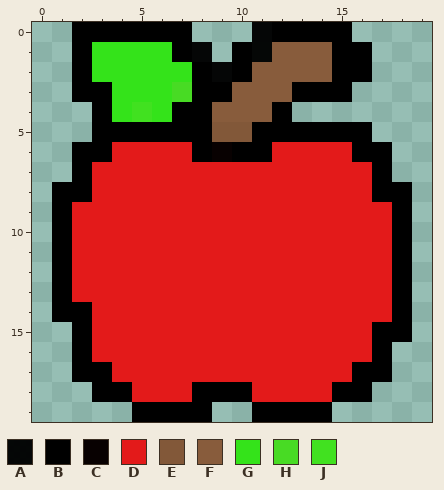
Edited in one commit: pixel-art sprite (kuvat/omena.png). The picture above was drawn from the file before the commit.
The file is 20x20 pixels. Pixels under 10% opacity are left out. Colours within 5 levels of each other are drawn and written as one.
Palette (. is transparent): A #000000f6  B #000000  C #080101  D #e31a1a  E #825839  F #885c3c  G #34e31a  H #48db24  J #41e120
And afterwards:
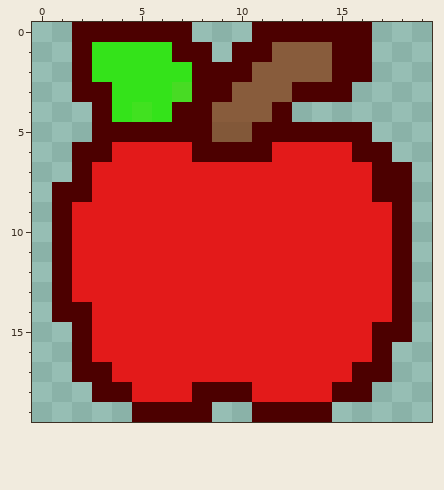
The edit:
Colour B changes from #000000 to #4c0000.
Colour B is added in row 0 at x 16; in row 7 at x 18.
Colour B replaces colour A in row 0 at x 11; in row 1 at x 8 and 11; in row 2 at x 9.
Colour B replaces colour C in row 6 at x 9.
Where, in picture pixels (left, top, right, bottom), the same in both pictures:
changed: (52, 22, 412, 422)
